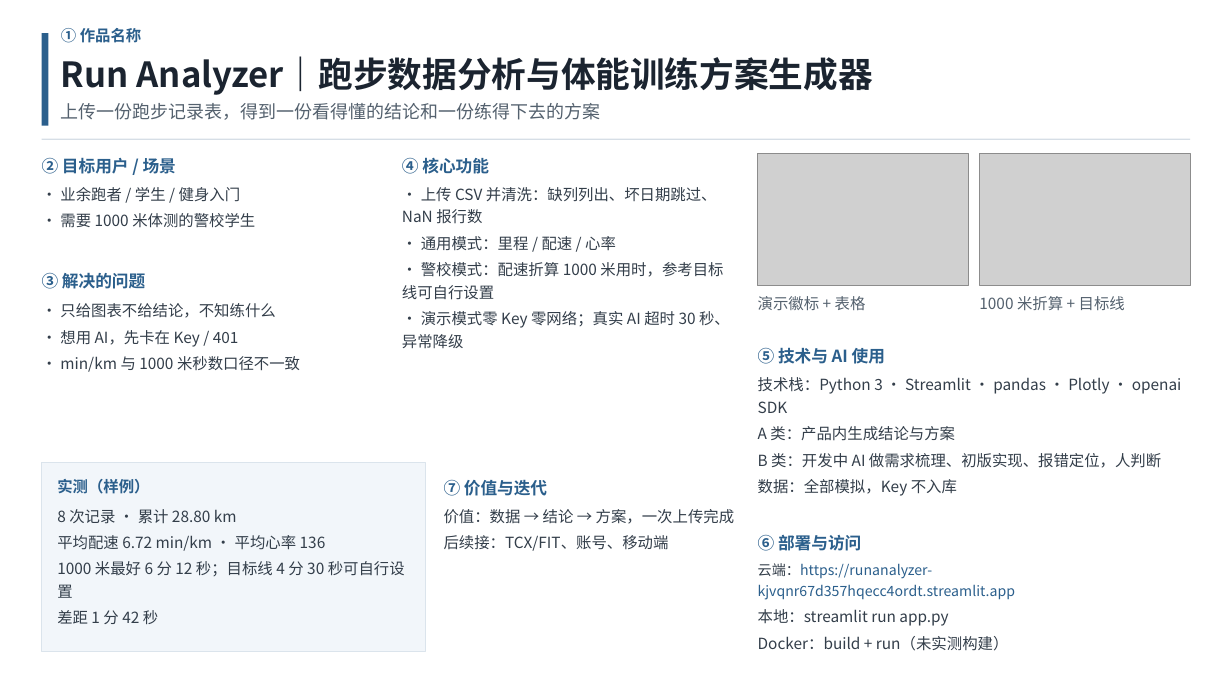
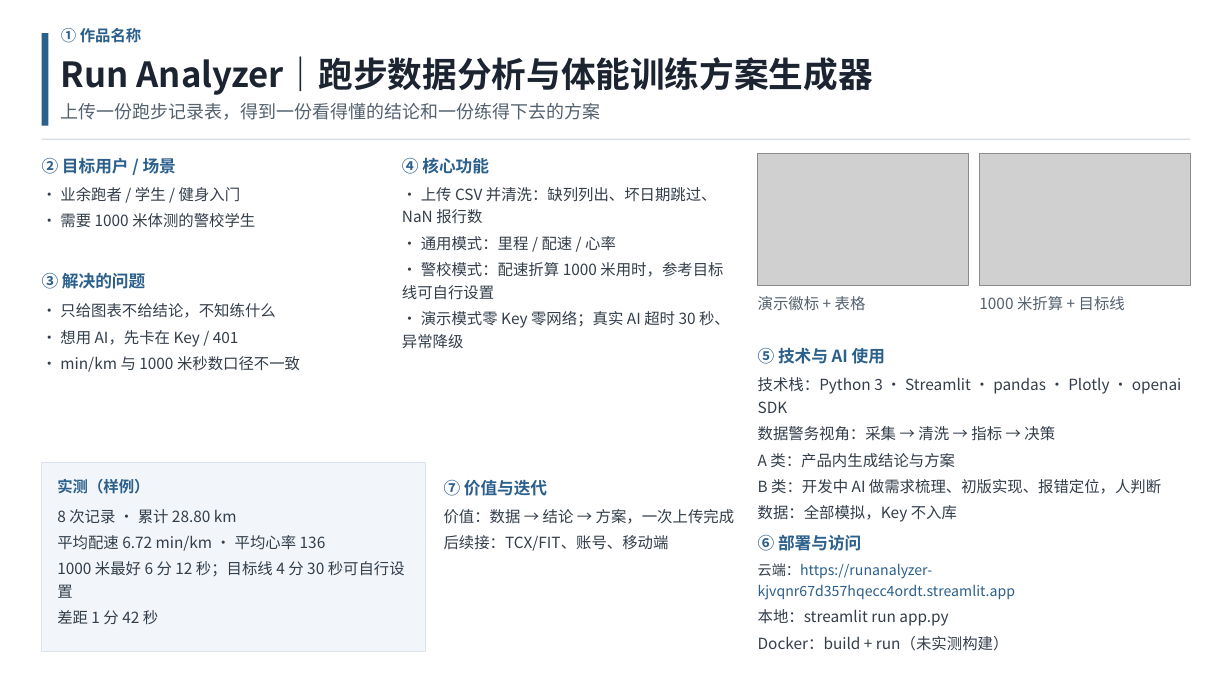
Before and after one commit to www0255/run.analyzer, a slide deck: slide 1 of hackathon/一页PPT.pptx. Drawn at 1232x693 pixels with LibreOffice and Linux fonts; fonts in the diff are those of the drawing; grey boxes stand for pictures. Boxes give left, top, right and bottom in pixels: in the first picture for what was removed or moved away, otherwise in the second. Text is boxed around its words. In the diff, an @@ line names an element or a change of style, - is before the commit and + after.

Commit message:
补数据警务专业契合点，并忽略本机私有材料
- README 新增「与数据警务技术专业的契合点」小节
- 讲稿开场改为中性表述（不含姓名/区队编号），技术块补数据链路一句
- 一页 PPT 区块 5 补「数据警务视角：采集→清洗→指标→决策」
- .gitignore 排除本机私有文件（提交信息、答辩口播稿）

```diff
--- a/hackathon/一页PPT.pptx
+++ b/hackathon/一页PPT.pptx
@@ text at (758,426,1055,441): paragraph added @@
+数据警务视角：采集 → 清洗 → 指标 → 决策
```
Also in this commit, not shown: 3 other files.
